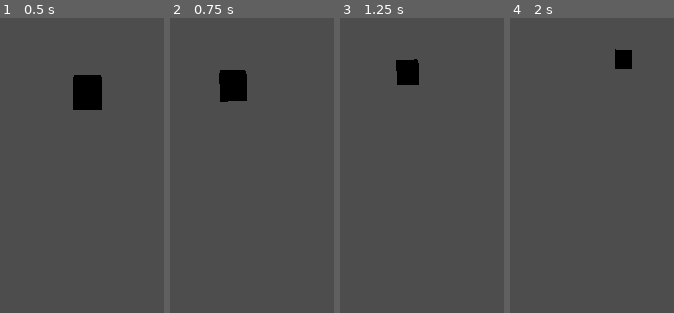
Above: before the commit, frames 1-4 (left to right).
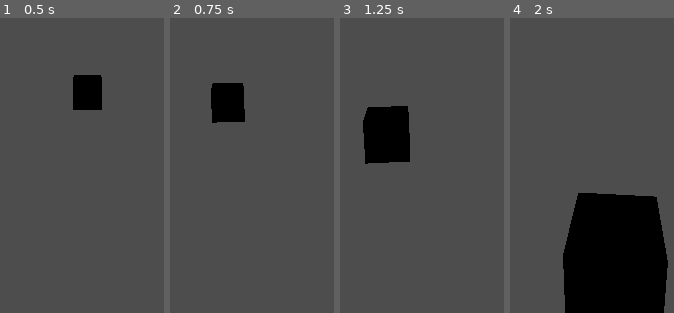
Above: after the commit, the same moments.

Repository: TheExpert24/America250-production
Game: Godot game, scene res://main_3d.tscn
Two runs of this game, one before a commit and one after it. Both use one fixed random seed, a clock stepped at 60 frames per second and the inputs below. This scene is started directly instead of the project's main scene.
Inputs (mouse positions are in pixels of both pictures, inside the frame that each line leads up to):
- Up to frame 1 (0.5 s): no input
- Up to frame 2 (0.75 s): tap Enter at 0.5 s; move the mouse to (301, 85) at 0.52 s; hold Up (ui_up) from 0.53 s (still down)
- Up to frame 3 (1.25 s): keep holding Up (ui_up)
- Up to frame 4 (2 s): keep holding Up (ui_up); move the mouse to (557, 91) at 1.27 s

Frame 1 is identical in both runs. In frame 2, 2.6% of the frame differs, in the area x 25-47%, y 17-36%; in frame 3, 6.4%; in frame 4, 24%, in the area x 32-97%, y 10-100%.
Error before the commit: Attempt to call function 'rotate_x' in base 'null instance' on a null instance. (res://player.gd:19)

Commit message:
fixed the view point and the arrow keys

Diff:
--- a/main_3d.tscn
+++ b/main_3d.tscn
@@ -19,9 +19,9 @@
 
 [node name="CollisionShape3D" type="CollisionShape3D" parent="Player" unique_id=1051961305]
 
-[node name="Neck" type="Node3D" parent="Player/CollisionShape3D" unique_id=1767215771]
+[node name="Neck" type="Node3D" parent="Player" unique_id=1767215771]
 
-[node name="Camera3D" type="Camera3D" parent="Player/CollisionShape3D/Neck" unique_id=1948802641]
+[node name="Camera3D" type="Camera3D" parent="Player/Neck" unique_id=1948802641]
 transform = Transform3D(1, 0, 0, 0, 0.9659259, 0.25881907, 0, -0.25881907, 0.9659258, 0, 1.8, 0)
 current = true
 
--- a/player.gd
+++ b/player.gd
@@ -28,9 +28,9 @@
 	var input_dir = Vector2.ZERO
 
 	if Input.is_action_pressed("ui_up"):
+		input_dir.y += 1
+	if Input.is_action_pressed("ui_down"):
 		input_dir.y -= 1
-	if Input.is_action_pressed("ui_down"):
-		input_dir.y += 1
 	if Input.is_action_pressed("ui_left"):
 		input_dir.x -= 1
 	if Input.is_action_pressed("ui_right"):
